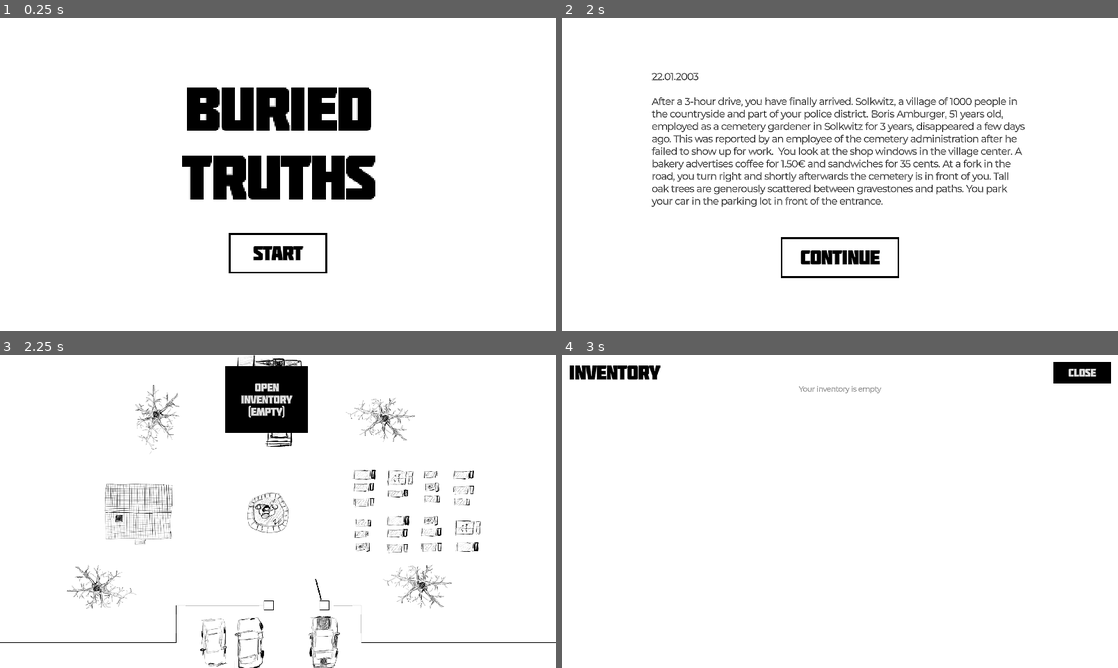
Above: before the commit, frames 1-4 (two rows, left to right).
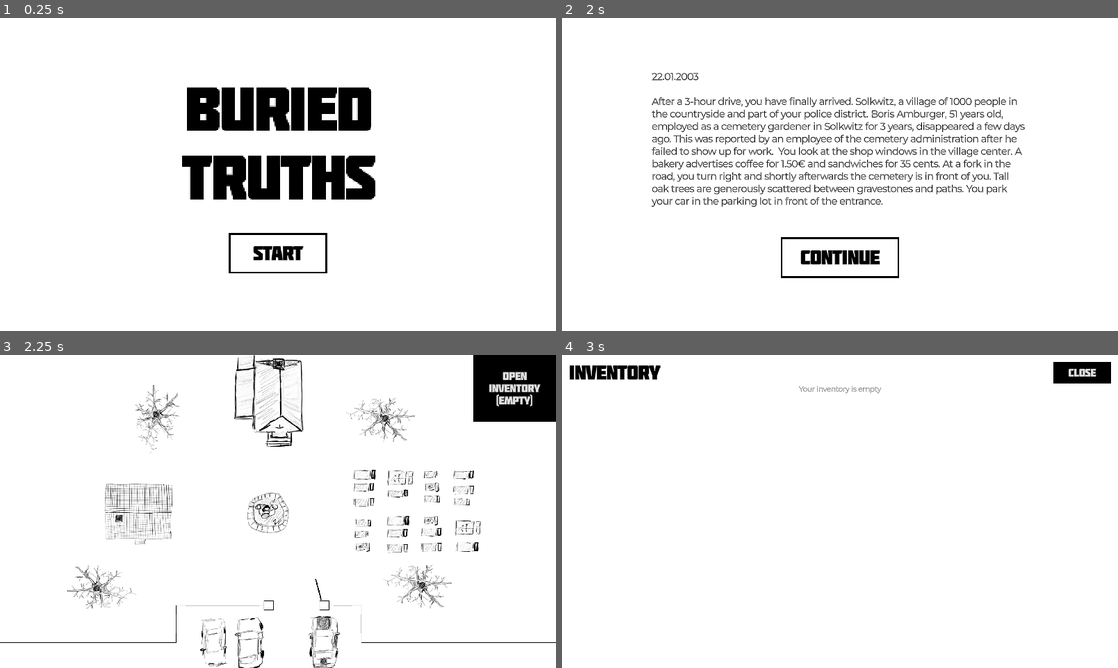
Above: after the commit, the same moments.

Repository: johannesschweig/cemetery-gardener
Game: Godot game, scene res://elements/world/world.tscn
Two runs of this game, one before a commit and one after it. Both use one fixed random seed, a clock stepped at 60 frames per second and the inputs below.
Inputs:
- Up to frame 1 (0.25 s): no input
- Up to frame 2 (2 s): click "Start" at 0.5 s; click "Continue" at 1.25 s
- Up to frame 3 (2.25 s): click "Continue" at 2 s
- Up to frame 4 (3 s): click "Open Inventory (Empty)" at 2.75 s

Frames 1-2 are identical in both runs. In frame 3, 6.2% of the frame differs, in the area x 40-100%, y 0-25%; in frame 4, nothing differs.

Commit message:
poilabelpanel in gui

Diff:
--- /dev/null
+++ b/components/MyButton.gd
@@ -0,0 +1,5 @@
+extends Button
+class_name MyButton
+
+func _ready():
+	mouse_default_cursor_shape = CURSOR_POINTING_HAND
--- /dev/null
+++ b/components/MyButton.tscn
@@ -0,0 +1,3 @@
+[gd_scene format=3 uid="uid://frni8ee4wq04"]
+
+[node name="MyButton" type="Node2D"]
--- /dev/null
+++ b/components/PoiLabelPanel.tscn
@@ -0,0 +1,24 @@
+[gd_scene load_steps=3 format=3 uid="uid://bl8m5i5wwrd4f"]
+
+[ext_resource type="Script" path="res://components/poiLabelPanel.gd" id="1_1ym0j"]
+
+[sub_resource type="StyleBoxFlat" id="StyleBoxFlat_2dsuu"]
+bg_color = Color(1, 1, 1, 1)
+
+[node name="PoiLabelPanel" type="PanelContainer"]
+offset_right = 85.0
+offset_bottom = 56.0
+theme_override_styles/panel = SubResource("StyleBoxFlat_2dsuu")
+script = ExtResource("1_1ym0j")
+
+[node name="Margin" type="MarginContainer" parent="."]
+layout_mode = 2
+theme_override_constants/margin_left = 12
+theme_override_constants/margin_top = 8
+theme_override_constants/margin_right = 12
+theme_override_constants/margin_bottom = 8
+
+[node name="PoiLabel" type="Label" parent="Margin"]
+unique_name_in_owner = true
+layout_mode = 2
+text = "PoiLabel"
--- /dev/null
+++ b/components/poiLabelPanel.gd
@@ -0,0 +1,4 @@
+extends PanelContainer
+
+func setName(name: String):
+	%PoiLabel.text = name
--- a/elements/gui/gui.gd
+++ b/elements/gui/gui.gd
@@ -1,4 +1,4 @@
-extends Control
+extends CanvasLayer
 
 func getLabelText() -> String:
 	var foundItems = GameManager.getNumberOfFoundItems()
@@ -9,10 +9,43 @@
 
 func _ready() -> void:
 	GameManager.item_found.connect(_on_item_found)
-	%openInventory.text = getLabelText()
+	%OpenInventory.text = getLabelText()
+	%PoiLabelPanel.visible = false
 
-func _on_button_pressed() -> void:
+func _on_button_pressed() -> void: # TODO no change in scene pls
 	get_tree().change_scene_to_file("res://elements/mess/inventory.tscn")
 
 func _on_item_found() -> void:
-	%openInventory.text = getLabelText()
+	%OpenInventory.text = getLabelText()
+
+func showPoiLabelPanel(name: String, position: Vector2):
+	%PoiLabelPanel.visible = true
+	%PoiLabelPanel.position = position
+	%PoiLabelPanel.setName(name)
+
+func hidePoiLabelPanel():
+	%PoiLabelPanel.visible = false
+#
+#func _ready() -> void:
+	#name_panel = %PoiLabelPanel
+	#name_label = %PoiLabel
+	#self.remove_child(name_panel)
+	##name_panel.set_anchors_preset(Control.PRESET_CENTER) # TODO does not work
+#
+#func _process(_delta):
+	#var mouse_pos_global = get_viewport().get_mouse_position()
+	#var tile_pos = local_to_map(mouse_pos_global)
+	#var tile_data = get_cell_tile_data(tile_pos)
+	#if tile_data is TileData:
+		#var name = GameManager.getTitleFromIdentifier(tile_data.get_custom_data("name"))
+		#if !self.get_children() and name:
+			#name_label.text = name
+			## center the label
+			#name_panel.position = map_to_local(tile_pos) - Vector2((len(name) * 17) / 2, 20)
+			#add_child(name_panel)
+			## change cursor
+			#Input.set_custom_mouse_cursor(pointer)
+	#else:
+		#Input.set_custom_mouse_cursor(cursor)
+		#if self.get_children():
+			#self.remove_child(name_panel)
--- a/elements/gui/gui.tscn
+++ b/elements/gui/gui.tscn
@@ -1,25 +1,28 @@
-[gd_scene load_steps=3 format=3 uid="uid://ruxyd072mt4a"]
+[gd_scene load_steps=5 format=3 uid="uid://ruxyd072mt4a"]
 
 [ext_resource type="Script" path="res://elements/gui/gui.gd" id="1_5hc12"]
 [ext_resource type="FontFile" uid="uid://bjb84osbphrfm" path="res://assets/theme/fonts/Molot.otf" id="2_x58lq"]
+[ext_resource type="Script" path="res://components/MyButton.gd" id="3_qhfmc"]
+[ext_resource type="PackedScene" uid="uid://bl8m5i5wwrd4f" path="res://components/PoiLabelPanel.tscn" id="4_hitax"]
 
-[node name="gui" type="PanelContainer"]
-anchors_preset = 10
-anchor_right = 1.0
-offset_left = 1595.0
-offset_top = 39.0
-offset_right = -39.0
-offset_bottom = 269.0
-grow_horizontal = 2
-size_flags_horizontal = 3
+[node name="Gui" type="CanvasLayer"]
 script = ExtResource("1_5hc12")
 
-[node name="openInventory" type="Button" parent="."]
+[node name="OpenInventory" type="Button" parent="."]
 unique_name_in_owner = true
-layout_mode = 2
+anchors_preset = 1
+anchor_left = 1.0
+anchor_right = 1.0
+offset_left = -286.0
+offset_bottom = 230.0
+grow_horizontal = 0
 theme_override_fonts/font = ExtResource("2_x58lq")
 theme_override_font_sizes/font_size = 36
 text = "Open Inventory (Empty)"
 autowrap_mode = 2
+script = ExtResource("3_qhfmc")
 
-[connection signal="pressed" from="openInventory" to="." method="_on_button_pressed"]
+[node name="PoiLabelPanel" parent="." instance=ExtResource("4_hitax")]
+unique_name_in_owner = true
+
+[connection signal="pressed" from="OpenInventory" to="." method="_on_button_pressed"]
--- a/elements/intro/intro1.tscn
+++ b/elements/intro/intro1.tscn
@@ -1,7 +1,8 @@
-[gd_scene load_steps=3 format=3 uid="uid://dy328j1g2yjkc"]
+[gd_scene load_steps=4 format=3 uid="uid://dy328j1g2yjkc"]
 
 [ext_resource type="Script" path="res://elements/intro/intro.gd" id="1_ocvwf"]
 [ext_resource type="FontFile" uid="uid://bjb84osbphrfm" path="res://assets/theme/fonts/Molot.otf" id="3_2hp3g"]
+[ext_resource type="Script" path="res://components/MyButton.gd" id="3_lroto"]
 
 [node name="intro1" type="Node2D"]
 script = ExtResource("1_ocvwf")
@@ -45,5 +46,6 @@
 size_flags_horizontal = 4
 theme_type_variation = &"ButtonLarge"
 text = "Start"
+script = ExtResource("3_lroto")
 
 [connection signal="pressed" from="CanvasLayer/CenterContainer/VBoxContainer/continue" to="." method="_on_continue_pressed"]
--- a/elements/intro/intro2.tscn
+++ b/elements/intro/intro2.tscn
@@ -1,8 +1,9 @@
-[gd_scene load_steps=6 format=3 uid="uid://tb2p48eyylvi"]
+[gd_scene load_steps=7 format=3 uid="uid://tb2p48eyylvi"]
 
 [ext_resource type="Texture2D" uid="uid://d1du5cfi42gak" path="res://elements/intro/portrait.png" id="1_dtlyy"]
 [ext_resource type="Script" path="res://elements/intro/intro.gd" id="1_l1k2x"]
 [ext_resource type="FontFile" uid="uid://gd31212bsk4m" path="res://assets/theme/fonts/Montserrat-VariableFont_wght.ttf" id="2_ug4rc"]
+[ext_resource type="Script" path="res://components/MyButton.gd" id="4_q7dsr"]
 
 [sub_resource type="FontVariation" id="FontVariation_36rw4"]
 base_font = ExtResource("2_ug4rc")
@@ -93,5 +94,6 @@
 size_flags_horizontal = 4
 theme_type_variation = &"ButtonLarge"
 text = "Continue"
+script = ExtResource("4_q7dsr")
 
 [connection signal="pressed" from="CanvasLayer/CenterContainer/VBoxContainer/continue" to="." method="_on_continue_pressed"]
--- a/elements/intro/intro3.tscn
+++ b/elements/intro/intro3.tscn
@@ -1,6 +1,7 @@
-[gd_scene load_steps=2 format=3 uid="uid://cboy0ykeulsrb"]
+[gd_scene load_steps=3 format=3 uid="uid://cboy0ykeulsrb"]
 
 [ext_resource type="Script" path="res://elements/intro/intro.gd" id="1_u566y"]
+[ext_resource type="Script" path="res://components/MyButton.gd" id="2_8i6xl"]
 
 [node name="intro3" type="Node2D"]
 script = ExtResource("1_u566y")
@@ -41,5 +42,6 @@
 size_flags_horizontal = 4
 theme_type_variation = &"ButtonLarge"
 text = "Continue"
+script = ExtResource("2_8i6xl")
 
 [connection signal="pressed" from="CanvasLayer/CenterContainer/VBoxContainer/continue" to="." method="_on_continue_pressed"]
--- a/elements/maps/tilemap.gd
+++ b/elements/maps/tilemap.gd
@@ -1,15 +1,7 @@
 extends TileMapLayer
 
-var name_label
-var name_panel
 var cursor = load("res://assets/cursor.png")
 var pointer = load("res://assets/pointer.png")
-
-func _ready() -> void:
-	name_panel = %PoiLabelPanel
-	name_label = %PoiLabel
-	self.remove_child(name_panel)
-	#name_panel.set_anchors_preset(Control.PRESET_CENTER) # TODO does not work
 
 func _process(_delta):
 	var mouse_pos_global = get_viewport().get_mouse_position()
@@ -18,13 +10,10 @@
 	if tile_data is TileData:
 		var name = GameManager.getTitleFromIdentifier(tile_data.get_custom_data("name"))
 		if !self.get_children() and name:
-			name_label.text = name
-			# center the label
-			name_panel.position = map_to_local(tile_pos) - Vector2((len(name) * 17) / 2, 20)
-			add_child(name_panel)
+			var position = map_to_local(tile_pos) - Vector2((len(name) * 17) / 2, 20)
+			get_node('/root/World/Gui').showPoiLabelPanel(name, position)
 			# change cursor
 			Input.set_custom_mouse_cursor(pointer)
 	else:
 		Input.set_custom_mouse_cursor(cursor)
-		if self.get_children():
-			self.remove_child(name_panel)
+		get_node('/root/World/Gui').hidePoiLabelPanel()
--- a/elements/maps/yard.tscn
+++ b/elements/maps/yard.tscn
@@ -1,11 +1,8 @@
-[gd_scene load_steps=5 format=4 uid="uid://cylpvkrrnc7mw"]
+[gd_scene load_steps=4 format=4 uid="uid://cylpvkrrnc7mw"]
 
 [ext_resource type="PackedScene" uid="uid://bsychtxjlaenw" path="res://elements/mess/chestButton.tscn" id="3_nyf6j"]
 [ext_resource type="Script" path="res://elements/maps/tilemap.gd" id="4_so3t6"]
 [ext_resource type="TileSet" uid="uid://dntamng3rdtv6" path="res://assets/tileset.tres" id="5_hampe"]
-
-[sub_resource type="StyleBoxFlat" id="StyleBoxFlat_2dsuu"]
-bg_color = Color(1, 1, 1, 1)
 
 [node name="yard" type="Node2D"]
 
@@ -20,21 +17,3 @@
 tile_map_data = PackedByteArray("AAAOAAgAAQAHAAAAAAAHAAgAAQAAAAAAAAAWAAgAAQAAAAQAAAAOAAIAAQAHAAQAAAALAA8AAQAKAAAAAAANAA …(608 unchanged characters)…
 tile_set = ExtResource("5_hampe")
 script = ExtResource("4_so3t6")
-
-[node name="PoiLabelPanel" type="PanelContainer" parent="TileMapLayer"]
-unique_name_in_owner = true
-offset_right = 85.0
-offset_bottom = 56.0
-theme_override_styles/panel = SubResource("StyleBoxFlat_2dsuu")
-
-[node name="Margin" type="MarginContainer" parent="TileMapLayer/PoiLabelPanel"]
-layout_mode = 2
-theme_override_constants/margin_left = 12
-theme_override_constants/margin_top = 8
-theme_override_constants/margin_right = 12
-theme_override_constants/margin_bottom = 8
-
-[node name="PoiLabel" type="Label" parent="TileMapLayer/PoiLabelPanel/Margin"]
-unique_name_in_owner = true
-layout_mode = 2
-text = "test"
--- a/elements/mess/submap.tscn
+++ b/elements/mess/submap.tscn
@@ -4,7 +4,7 @@
 [ext_resource type="PackedScene" uid="uid://dimljgv4bf5wr" path="res://elements/mess/textBox.tscn" id="2_mssm8"]
 [ext_resource type="Script" path="res://elements/mess/submap.gd" id="4_i4yjw"]
 [ext_resource type="FontFile" uid="uid://bjb84osbphrfm" path="res://assets/theme/fonts/Molot.otf" id="5_v48wd"]
-[ext_resource type="PackedScene" uid="uid://ruxyd072mt4a" path="res://elements/gui/gui.tscn" id="6_gsfis"]
+[ext_resource type="PackedScene" uid="uid://ruxyd072mt4a" path="res://elements/gui/Gui.tscn" id="6_gsfis"]
 [ext_resource type="PackedScene" uid="uid://3cjvara55ydk" path="res://elements/mess/gateButton.tscn" id="7_h7jh7"]
 
 [sub_resource type="StyleBoxFlat" id="StyleBoxFlat_wsgqf"]
--- a/elements/world/stage.gd
+++ b/elements/world/stage.gd
@@ -21,9 +21,9 @@
 	clear_children()
 	add_child(instance)
 	if current_stage == 3:
-		get_parent().get_node("gui").visible = true
+		get_parent().get_node("Gui").visible = true
 	else:
-		get_parent().get_node("gui").visible = false
+		get_parent().get_node("Gui").visible = false
 # TODO incorporate debug flag
 
 func change_map(map: int):
--- /dev/null
+++ b/elements/world/world.gd
@@ -0,0 +1,5 @@
+extends Node2D
+
+func _ready() -> void:
+	var pointer = load("res://assets/pointer.png")
+	Input.set_custom_mouse_cursor(pointer, Input.CURSOR_POINTING_HAND )
--- a/elements/world/world.tscn
+++ b/elements/world/world.tscn
@@ -1,8 +1,9 @@
-[gd_scene load_steps=9 format=3 uid="uid://l506cevix8bm"]
+[gd_scene load_steps=10 format=3 uid="uid://l506cevix8bm"]
 
+[ext_resource type="Script" path="res://elements/world/world.gd" id="1_aoxtd"]
 [ext_resource type="Script" path="res://elements/world/stage.gd" id="1_rw8uq"]
 [ext_resource type="PackedScene" uid="uid://dy328j1g2yjkc" path="res://elements/intro/intro1.tscn" id="2_6caqo"]
-[ext_resource type="PackedScene" uid="uid://ruxyd072mt4a" path="res://elements/gui/gui.tscn" id="2_toqo4"]
+[ext_resource type="PackedScene" uid="uid://ruxyd072mt4a" path="res://elements/gui/Gui.tscn" id="2_toqo4"]
 [ext_resource type="PackedScene" uid="uid://tb2p48eyylvi" path="res://elements/intro/intro2.tscn" id="3_jx385"]
 [ext_resource type="PackedScene" uid="uid://cylpvkrrnc7mw" path="res://elements/maps/yard.tscn" id="3_kpuet"]
 [ext_resource type="PackedScene" uid="uid://dbcypf1w86cvo" path="res://elements/end/end.tscn" id="4_ui816"]
@@ -10,15 +11,12 @@
 [ext_resource type="PackedScene" uid="uid://drivo45asyw7l" path="res://elements/mess/submap.tscn" id="7_m3yus"]
 
 [node name="World" type="Node2D"]
+script = ExtResource("1_aoxtd")
 
-[node name="stage" type="Node2D" parent="."]
+[node name="Stage" type="Node2D" parent="."]
 script = ExtResource("1_rw8uq")
 stages = Array[PackedScene]([ExtResource("2_6caqo"), ExtResource("3_jx385"), ExtResource("4_xmwhi"), ExtResource("3_kpuet"), ExtResource("4_ui816")])
 maps = Array[PackedScene]([ExtResource("3_kpuet"), ExtResource("7_m3yus")])
 
-[node name="gui" type="CanvasLayer" parent="."]
+[node name="Gui" parent="." instance=ExtResource("2_toqo4")]
 visible = false
-
-[node name="gui" parent="gui" instance=ExtResource("2_toqo4")]
-offset_left = 778.0
-offset_right = -856.0
